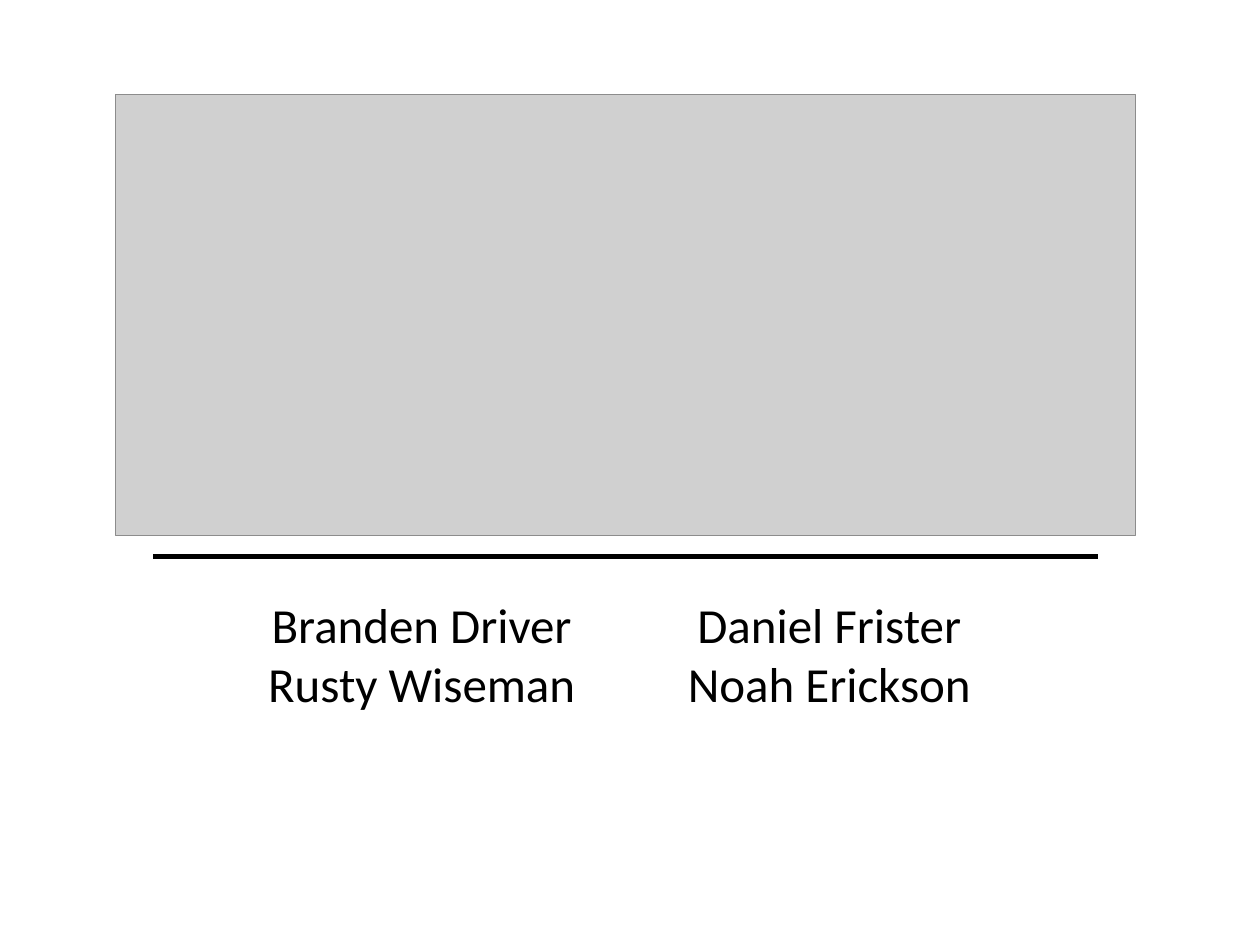
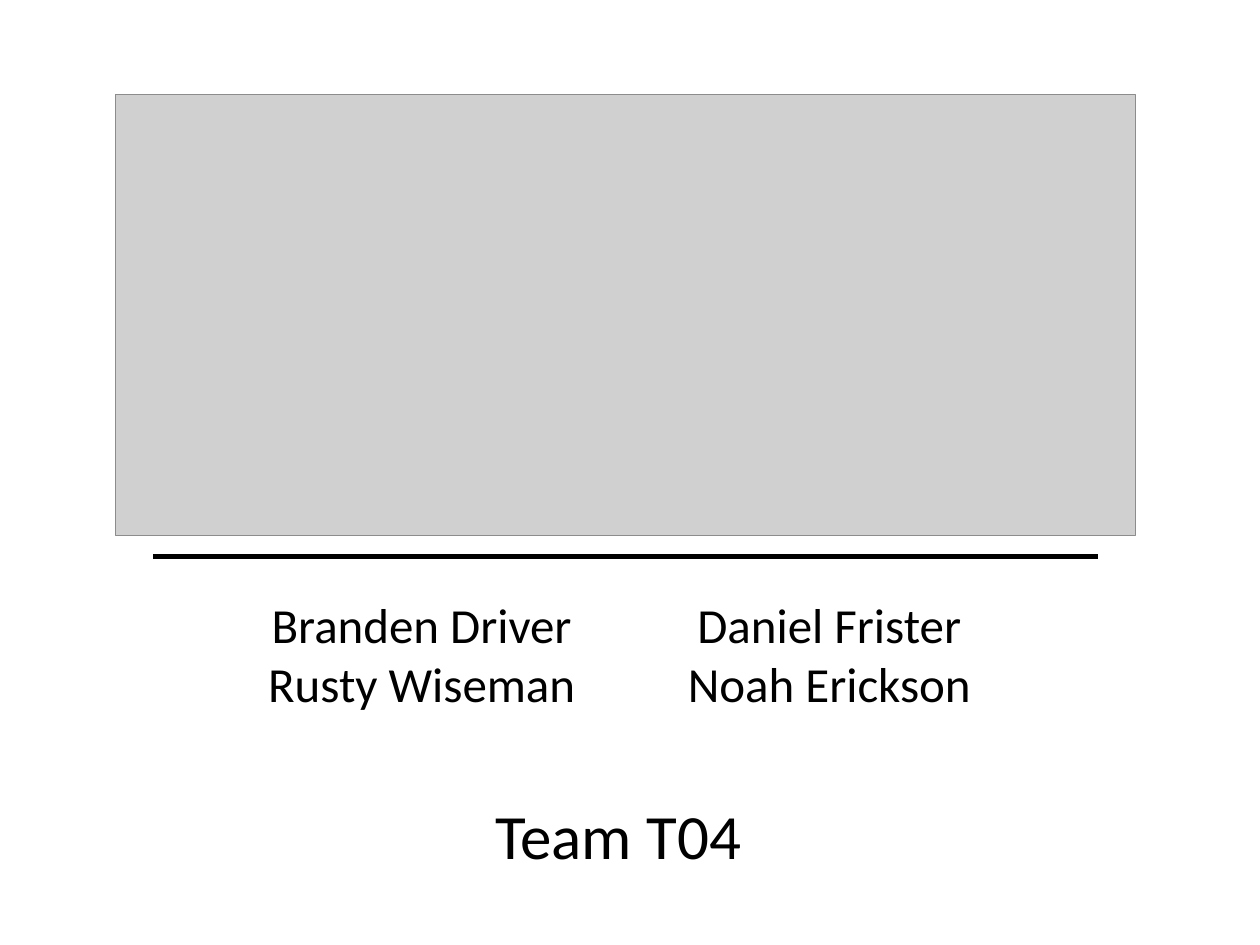
Before and after one commit to dfrister/Practicum2014, a slide deck: slide 1 of Presentation/T04_Presentation.pptx. Drawn at 1260x945 pixels with LibreOffice and Linux fonts; fonts in the diff are those of the drawing; grey boxes stand for pictures. Boxes give left, top, right and bottom in pixels: in the first picture for what was removed or moved away, otherwise in the second. Text is boxed around its words. In the diff, an @@ line names an element or a change of style, - is before the commit and + after.

Commit message:
Updated presentation

```diff
--- a/Presentation/T04_Presentation.pptx
+++ b/Presentation/T04_Presentation.pptx
@@ text added at (495,818,740,860), 36 pt, text #000000 @@
+Team T04
```
Also in this commit, not shown: 1 other slide changed, 6 slides added, 5 slides removed, 5 other files.
